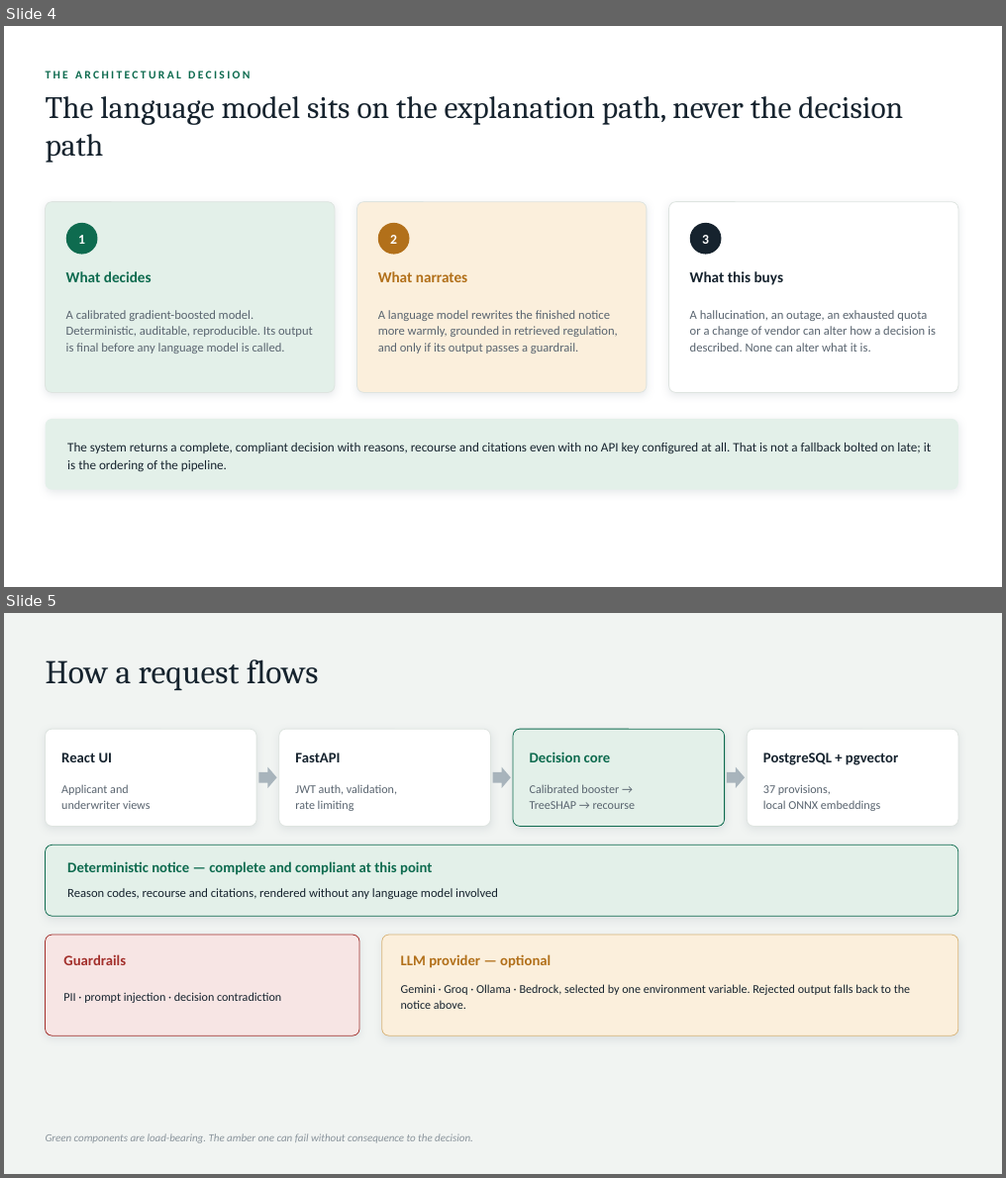
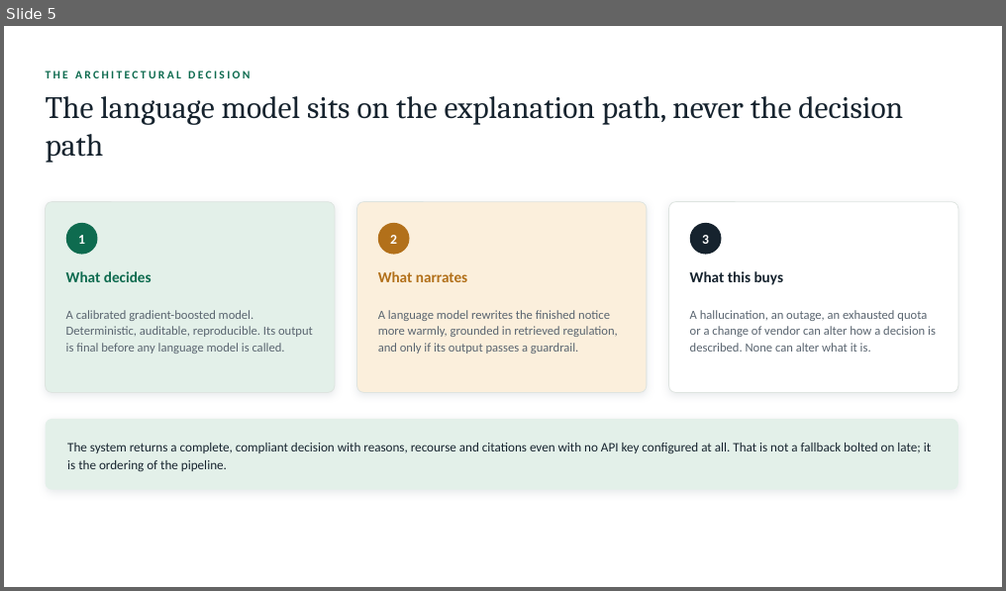
Before and after one commit to Nishantttt-ui/pratyaya, a slide deck: docs/Pratyaya-Synchrony-Hackathon.pptx. Shown one above the other, each under a label of ours: slides 4 and 5 before the commit, slide 5 after it. The pictures are 1006x1178 and 1006x591 pixels, drawn with LibreOffice and Linux fonts; fonts in the diff are those of the drawing. Boxes give left, top, right and bottom in pixels: in the first picture for what was removed or moved away, otherwise in the second. Text is boxed around its words. In the diff, an @@ line names an element or a change of style, - is before the commit and + after.

```diff
--- a/docs/Pratyaya-Synchrony-Hackathon.pptx
+++ b/docs/Pratyaya-Synchrony-Hackathon.pptx
@@ slide 5 removed at <box>4,613,1002,1174</box>, background #F1F4F2 @@
@@ text removed at <box>46,660,319,690</box> @@
-How a request flows
@@ rounded rectangle removed at <box>46,729,257,827</box> @@
@@ rounded rectangle removed at <box>279,729,491,827</box> @@
@@ rounded rectangle removed at <box>513,729,725,827</box> @@
@@ rounded rectangle removed at <box>747,729,959,827</box> @@
@@ text removed at <box>61,753,113,762</box> @@
-React UI
@@ text removed at <box>295,753,340,762</box> @@
-FastAPI
@@ text removed at <box>530,752,610,762</box> @@
-Decision core
@@ text removed at <box>763,753,898,765</box> @@
-PostgreSQL + pgvector
@@ text removed at <box>61,784,150,809</box> @@
-Applicant and
-underwriter views
@@ right arrow removed at <box>258,767,276,788</box> @@
@@ text removed at <box>295,784,397,811</box> @@
-JWT auth, validation,
-rate limiting
@@ right arrow removed at <box>493,767,511,788</box> @@
@@ text removed at <box>530,784,636,809</box> @@
-Calibrated booster →
-TreeSHAP → recourse
@@ right arrow removed at <box>727,767,745,788</box> @@
@@ text removed at <box>763,785,880,811</box> @@
-37 provisions,
-local ONNX embeddings
@@ rounded rectangle removed at <box>46,845,958,916</box> @@
@@ text removed at <box>67,861,432,875</box> @@
-Deterministic notice — complete and compliant at this point
@@ text removed at <box>67,888,498,899</box> @@
-Reason codes, recourse and citations, rendered without any language model involved
@@ rounded rectangle removed at <box>46,935,359,1036</box> @@
@@ rounded rectangle removed at <box>382,935,958,1036</box> @@
@@ text removed at <box>63,955,126,965</box> @@
-Guardrails
@@ text removed at <box>401,955,550,968</box> @@
-LLM provider — optional
@@ text removed at <box>63,992,281,1003</box> @@
-PII · prompt injection · decision contradiction
@@ text removed at <box>401,984,910,1009</box> @@
-Gemini · Groq · Ollama · Bedrock, selected by one environment variable. Rejected output falls back to the notice above.
@@ text removed at <box>46,1134,473,1144</box> @@
-Green components are load-bearing. The amber one can fail without consequence to the decision.
@@ what was slide 4 is now slide 5 @@
```
Also in this commit, not shown: 11 slides added, 12 other files.
